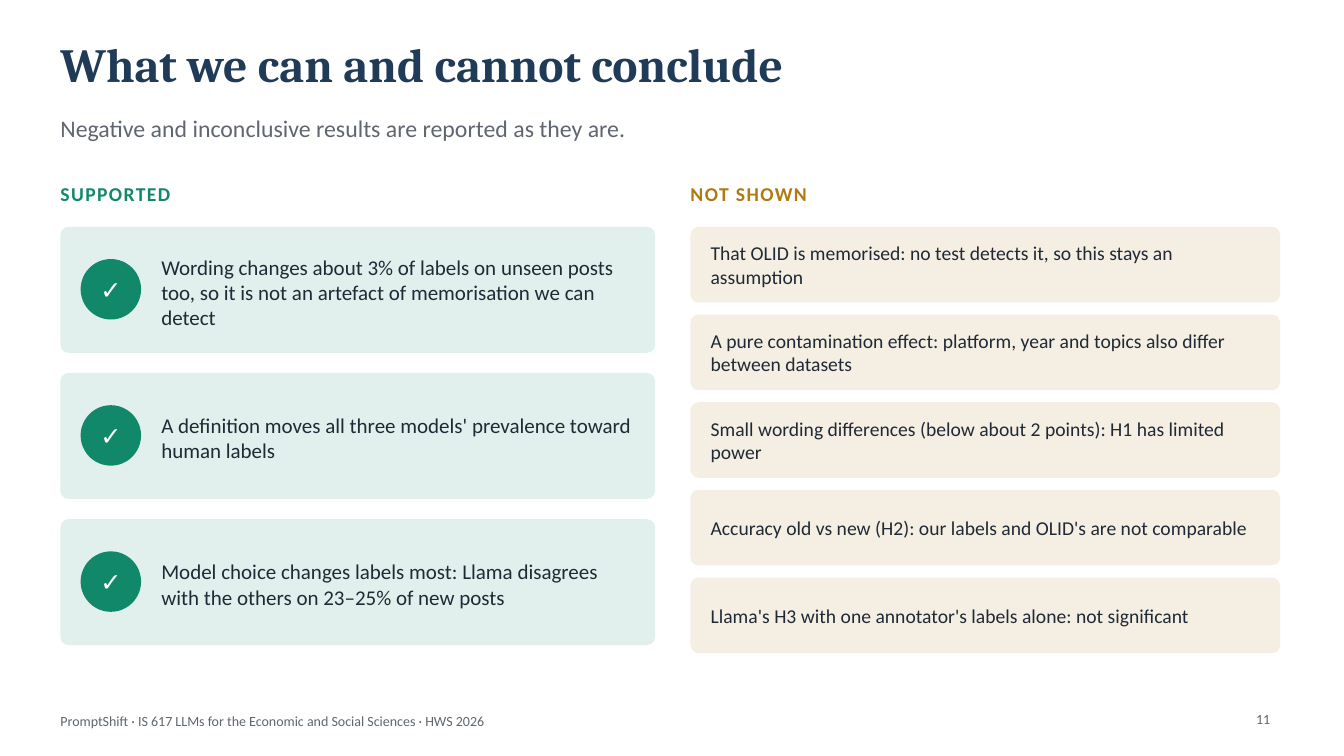
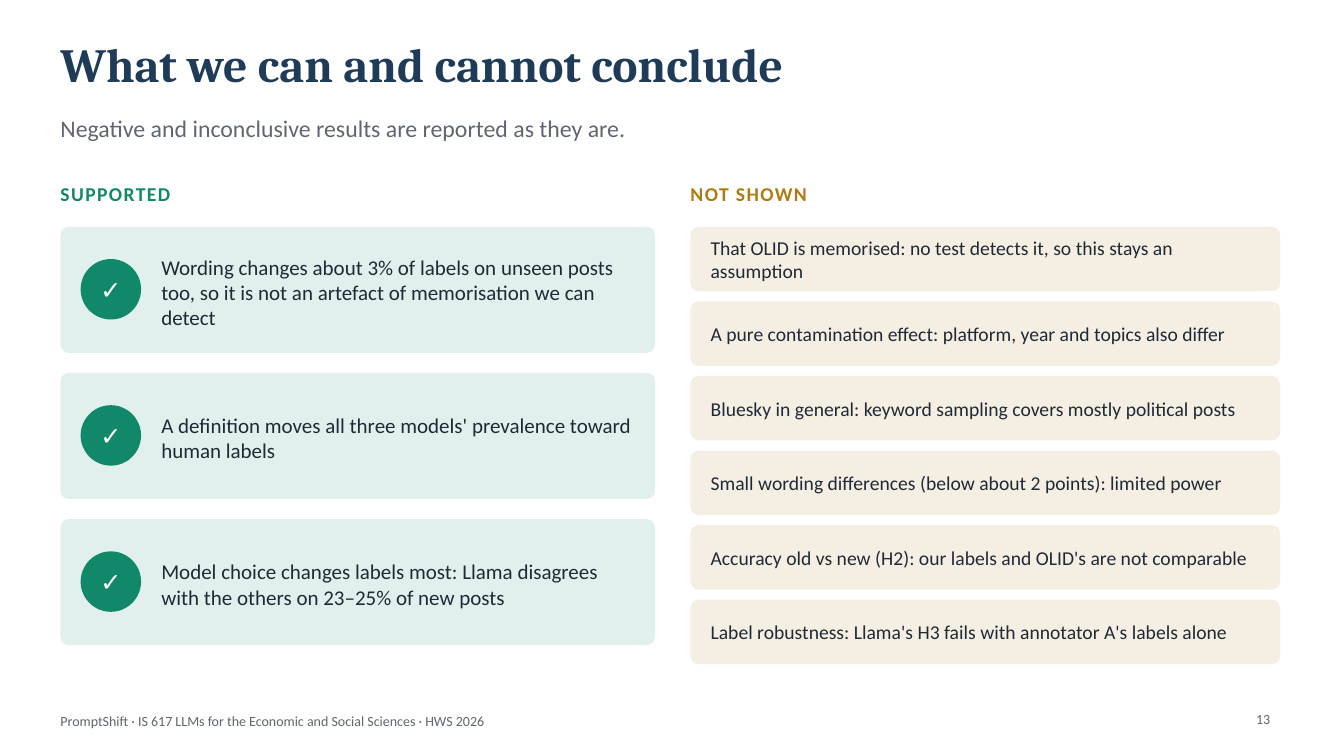
Before and after one commit to raywincruz07-collab/llm-promptshift, a slide deck: slide 13 of docs/PromptShift_v3_Final_Presentation.pptx (slide 11 before the commit). Drawn at 1344x756 pixels with LibreOffice and Linux fonts; fonts in the diff are those of the drawing. Boxes give left, top, right and bottom in pixels: in the first picture for what was removed or moved away, otherwise in the second. Text is boxed around its words. In the diff, an @@ line names an element or a change of style, - is before the commit and + after.

```diff
--- a/docs/PromptShift_v3_Final_Presentation.pptx
+++ b/docs/PromptShift_v3_Final_Presentation.pptx
@@ rounded rectangle: place and size @@
-rounded rectangle at <box>691,227,1280,302</box>
+rounded rectangle at <box>691,227,1280,291</box>
@@ text "That OLID is memorised: no ...": place and size @@
-text "That OLID is memorised: no ..." at <box>711,246,1173,287</box>
+text "That OLID is memorised: no ..." at <box>711,241,1173,281</box>
@@ rounded rectangle: place and size @@
-rounded rectangle at <box>691,315,1280,390</box>
+rounded rectangle at <box>691,301,1280,366</box>
@@ text at <box>711,327,1224,344</box>: text changed @@
-A pure contamination effect: platform, year and topics also differ between datasets
+A pure contamination effect: platform, year and topics also differ
@@ rounded rectangle: place and size @@
-rounded rectangle at <box>691,402,1280,478</box>
+rounded rectangle at <box>691,376,1280,441</box>
@@ text added at <box>711,402,1235,420</box>, 14 pt, text #1F2A36 @@
+Bluesky in general: keyword sampling covers mostly political posts
@@ rounded rectangle: place and size @@
-rounded rectangle at <box>691,490,1280,566</box>
+rounded rectangle at <box>691,451,1280,515</box>
@@ text at <box>711,476,1221,494</box>: text changed @@
-Small wording differences (below about 2 points): H1 has limited power
+Small wording differences (below about 2 points): limited power
@@ proportions changed in 5 elements at <box>691,227,1280,291</box>, <box>691,301,1280,366</box>, <box>691,376,1280,441</box>, <box>691,451,1280,515</box>, <box>691,525,1280,590</box> @@
@@ rounded rectangle: place and size @@
-rounded rectangle at <box>691,578,1280,653</box>
+rounded rectangle at <box>691,525,1280,590</box>
@@ text "Accuracy old vs new (H2): ...": place and size @@
-text "Accuracy old vs new (H2): ..." at <box>711,521,1246,538</box>
+text "Accuracy old vs new (H2): ..." at <box>711,551,1246,568</box>
@@ rounded rectangle added at <box>691,600,1280,664</box>, fill #B07A12 at 12% opacity @@
@@ text at <box>711,625,1226,639</box>: text changed @@
-Llama's H3 with one annotator's labels alone: not significant
+Label robustness: Llama's H3 fails with annotator A's labels alone
@@ page number at <box>1256,715,1270,724</box>: text changed @@
-11
+13
```
Also in this commit, not shown: 4 other slides changed, 4 slides added, 10 other files.
